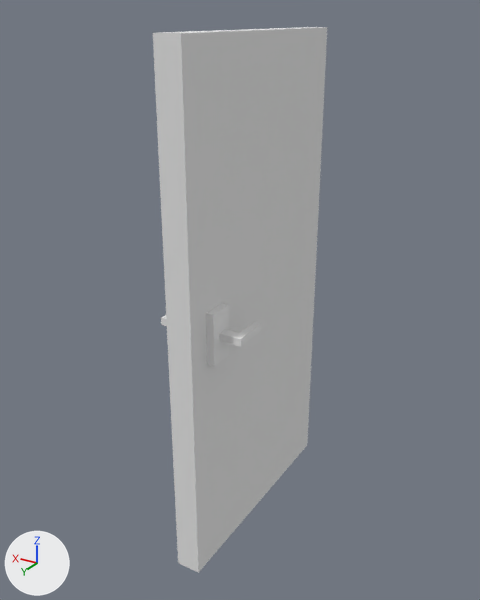
Before and after pictures for a commit that changed the Blender file Escape Room VR/Assets/EscapeRoom/Models/door.blend.
Rendered twice from a camera (50 mm lens) standing at (-1.23, 2.64, 2.05) and looking at (0.04, 0.53, 0.99). Every picture has the same lights, and +X, +Y and +Z are marked at lower left.
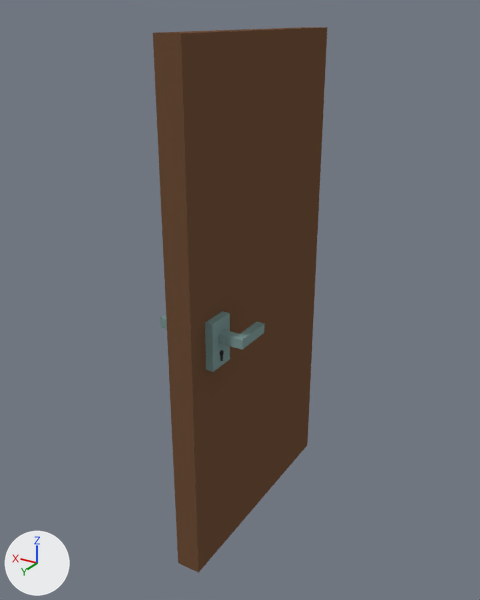
Where the change shows, as pixel boxes (x1, y1, x2, y2) in the pictures (480 x 600 px):
'Cube', recoloured, surface changed (grey to brown): (153, 27, 327, 573) in both
'Cube.001', deleted: before (206, 303, 229, 366)
'Clenche', added (cyan): after (205, 311, 230, 372)
'Clenche.001', added (cyan): after (160, 314, 264, 350)
'Cube.002', deleted: before (161, 315, 261, 347)
'KeyHole', added: after (220, 350, 224, 361)

Edits to the bpy script that builds the scene:
```text
Add img_lowpolytexture_png:
    img_lowpolytexture_png = load_image('LowPolyTexture.png', '../Textures/LowPolyTexture.png', 1024, 1024, 'sRGB')
Add mat_main:
    mat_main = diffuse_material('Main')
    mat_main.texture = img_lowpolytexture_png
Change me_cube:
    where me_cube.from_pydata(...)  # 8 vertices, 6 faces; spans x -1.0..1.0, y 0.0..2.0, z 0.0..2.0
    used by ob_cube; location = (0.0, 0.0, 0.0); scale = (0.05, 0.5, 1.0)
    remove me_cube.materials.append(mat_material)  # white #e7e7e7
    me_cube part 1: texture (UV) coordinates changed
    add me_cube.materials.append(mat_main)  # picture img_lowpolytexture_png
Add me_cube_004:
    me_cube_004.from_pydata(...)  # 8 vertices, 5 faces; spans x 0.0..1.0, y -1.0..1.0, z -1.0..1.0
    me_cube_004.materials.append(mat_main)  # picture img_lowpolytexture_png
Add me_plane:
    me_plane.from_pydata(...)  # 44 vertices, 30 faces; spans x -0.0237..0.0169, y -0.0253..0.0269, z -0.0859..0.0
    me_plane.materials.append(mat_main)  # picture img_lowpolytexture_png
Add me_cube_001_1:
    me_cube_001_1.from_pydata(...)  # 20 vertices, 17 faces; spans x 1.0..2.21, y -2.47..0.33, z 0.06..0.46
    me_cube_001_1.materials.append(mat_main)  # picture img_lowpolytexture_png
Remove ob_cube_001:
    ob_cube_001 = bpy.data.objects.new('Cube.001', me_cube_001)
    ob_cube_001.location = (0.0, 0.856, 1.0)
    ob_cube_001.scale = (0.08, 0.05, 0.1)
Remove ob_cube_002:
    ob_cube_002 = bpy.data.objects.new('Cube.002', me_cube_002)
    ob_cube_002.location = (0.0, 0.825, 1.0)
    ob_cube_002.rotation_euler = (-1.571, 4.712, -1.571)  # degrees (-90, 270, -90)
    ob_cube_002.scale = (0.0144, 0.05, 0.172)
Add ob_clenche:
    ob_clenche = bpy.data.objects.new('Clenche', me_cube_004)
    ob_clenche.location = (0.0, 0.857, 0.974)
    ob_clenche.scale = (0.0806, 0.0562, 0.0934)
    _m = ob_clenche.modifiers.new('Mirror', 'MIRROR')
Add ob_keyhole:
    ob_keyhole = bpy.data.objects.new('KeyHole', me_plane)
    ob_keyhole.location = (0.0, 0.861, 0.927)
    ob_keyhole.rotation_euler = (1.571, 4.714, -1.571)  # degrees (90, 270, -90)
    ob_keyhole.scale = (1.0, 0.383, 1.0)
    _m = ob_keyhole.modifiers.new('Mirror', 'MIRROR')
    _m.use_axis = (False, False, True)
    _m.use_clip = True
Add ob_clenche_001:
    ob_clenche_001 = bpy.data.objects.new('Clenche.001', me_cube_001_1)
    ob_clenche_001.location = (0.0, 0.857, 0.974)
    ob_clenche_001.scale = (0.0806, 0.0562, 0.0934)
    _m = ob_clenche_001.modifiers.new('Mirror', 'MIRROR')
```
